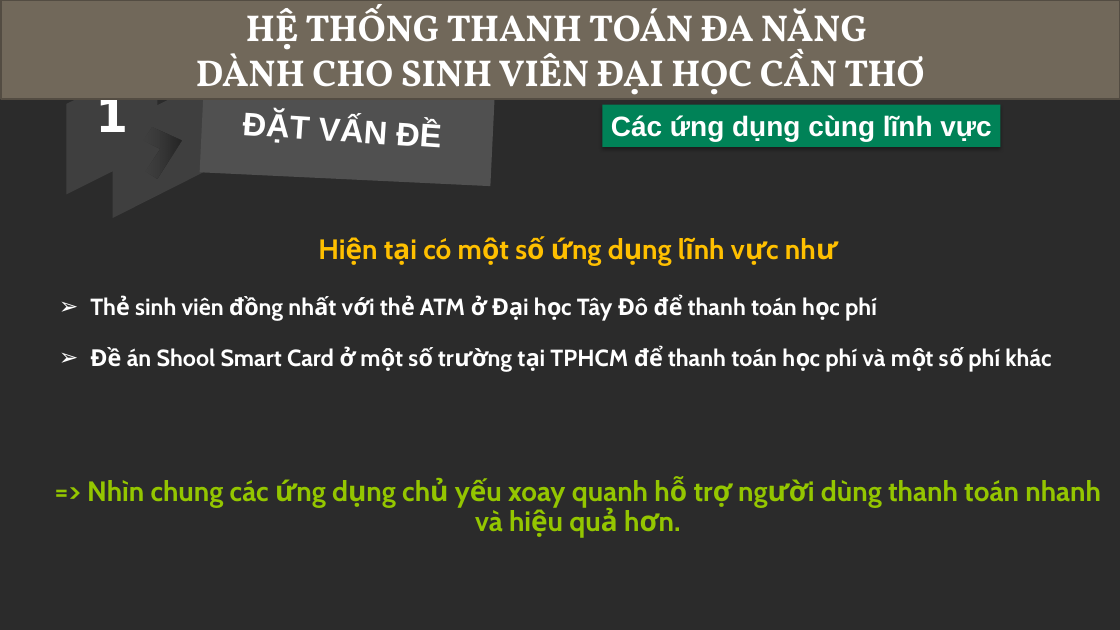
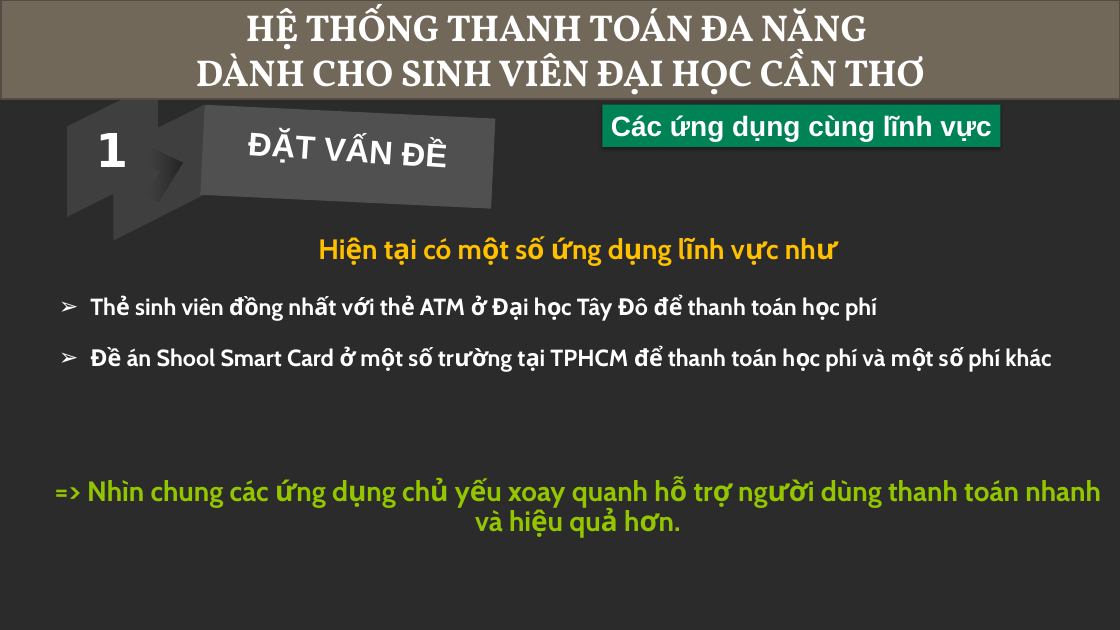
Before and after one commit to iblisbuu/TSV2018-26, a slide deck: slide 5 of documents/Thuyettrinh.pptx. Drawn at 1120x630 pixels with LibreOffice and Linux fonts; fonts in the diff are those of the drawing; background and template pictures are left out; a plain dark background stands for a picture behind light text. Boxes give left, top, right and bottom in pixels: in the first picture for what was removed or moved away, otherwise in the second. Text is boxed around its words. In the diff, an @@ line names an element or a change of style, - is before the commit and + after.

```diff
--- a/documents/Thuyettrinh.pptx
+++ b/documents/Thuyettrinh.pptx
@@ 2 freeform shapes, 1 rectangle: place and size @@
-2 freeform shapes, 1 rectangle at bbox=[66, 59, 495, 218]
+2 freeform shapes, 1 rectangle at bbox=[67, 82, 496, 241]
@@ text "1" rewrapped from bbox=[96, 94, 128, 132] to bbox=[96, 133, 128, 167] @@
@@ text "ĐẶT VẤN ĐỀ": place and size @@
-text "ĐẶT VẤN ĐỀ" at bbox=[242, 110, 441, 148]
+text "ĐẶT VẤN ĐỀ" at bbox=[248, 130, 446, 168]
@@ freeform shape: place and size @@
-freeform shape at bbox=[144, 128, 182, 179]
+freeform shape at bbox=[145, 150, 183, 202]
```
Also in this commit, not shown: 17 other slides changed, 2 slides removed, 1 other file.
